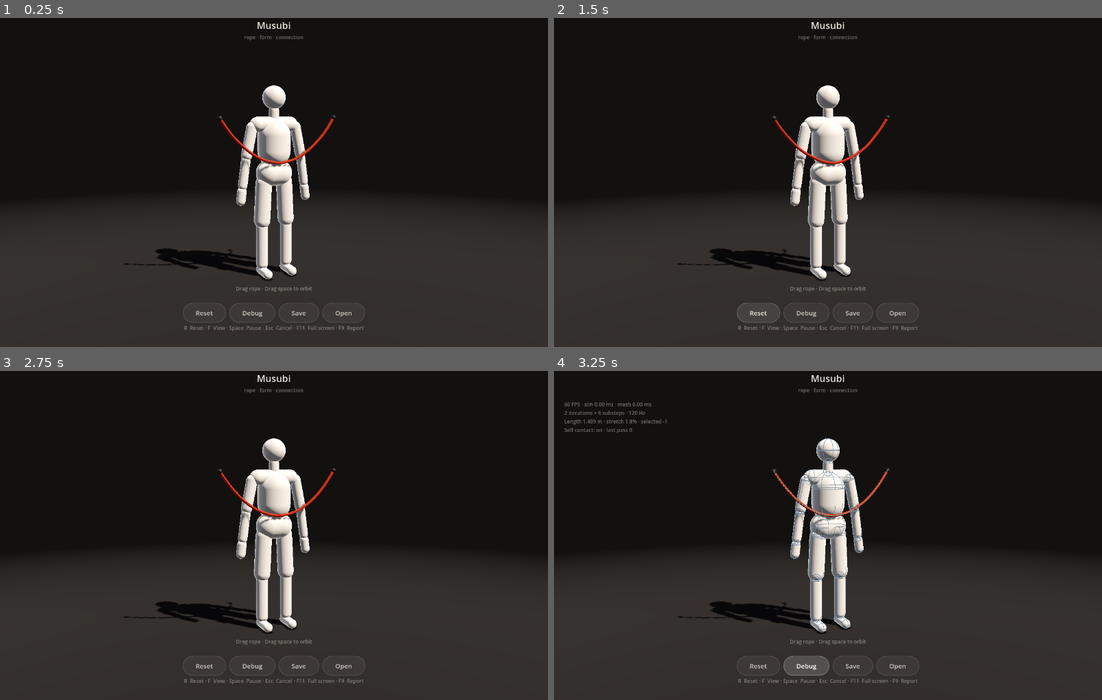
Above: before the commit, frames 1-4 (two rows, left to right).
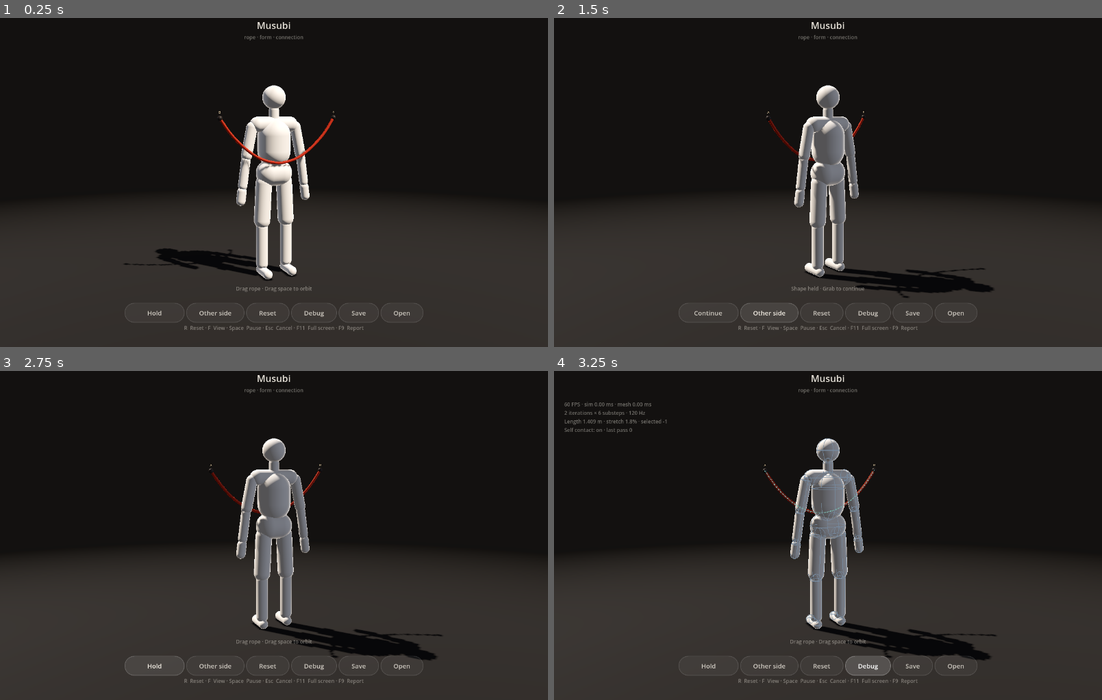
Above: after the commit, the same moments.

Repository: YoungSx/musubi
Game: Godot game, scene res://scenes/main/main.tscn
Two runs of this game, one before a commit and one after it. Both use one fixed random seed, a clock stepped at 60 frames per second and the inputs below.
Inputs (mouse positions are in pixels of both pictures, inside the frame that each line leads up to):
- Up to frame 1 (0.25 s): no input
- Up to frame 2 (1.5 s): click (707, 314) at 0.5 s, where only the run after the commit has a clickable "Hold"; click (767, 314) at 1.25 s, where only the run after the commit has a clickable "Other side"
- Up to frame 3 (2.75 s): click (153, 667) at 2 s, where only the run after the commit has a clickable "Continue"
- Up to frame 4 (3.25 s): click "Debug" at 2.75 s

The runs differ from the first frame. In frame 1, 0.3% of the frame differs, in the area x 22-78%, y 28-93%; in frame 2, 6.5%, in the area x 22-81%, y 20-93%; in frame 3, 6.1%; in frame 4, 6.4%.

Commit message:
Expose drag targets, held simulation controls and opposite-side view

Diff:
--- a/scenes/ui/hud.tscn
+++ b/scenes/ui/hud.tscn
@@ -56,11 +56,26 @@
 text_overrun_behavior = 3
 mouse_filter = 2
 
-[node name="Actions" type="HBoxContainer" parent="SafeArea/Layout"]
+[node name="Actions" type="HFlowContainer" parent="SafeArea/Layout"]
 layout_mode = 2
 alignment = 1
 theme_override_constants/separation = 8
 mouse_filter = 2
+
+[node name="SimulateButton" type="Button" parent="SafeArea/Layout/Actions"]
+unique_name_in_owner = true
+custom_minimum_size = Vector2(140, 44)
+layout_mode = 2
+focus_mode = 0
+text = "Hold"
+tooltip_text = "Hold the shape or continue physics · Space"
+
+[node name="BackButton" type="Button" parent="SafeArea/Layout/Actions"]
+unique_name_in_owner = true
+layout_mode = 2
+focus_mode = 0
+text = "Other side"
+tooltip_text = "Turn the view around · B"
 
 [node name="ResetButton" type="Button" parent="SafeArea/Layout/Actions"]
 unique_name_in_owner = true
--- a/scripts/camera/camera_rig.gd
+++ b/scripts/camera/camera_rig.gd
@@ -73,6 +73,10 @@
 
 func get_camera() -> Camera3D:
 	return _camera
+
+
+func turn_around() -> void:
+	_target.yaw += PI
 
 
 func get_target_yaw() -> float:
--- a/scripts/core/app_controller.gd
+++ b/scripts/core/app_controller.gd
@@ -32,6 +32,9 @@
 	match action:
 		&"reset": reset()
 		&"focus": camera_rig.reset_view()
+		&"back":
+			interaction_manager.reset()
+			camera_rig.turn_around()
 		&"pause":
 			var held := rope.is_held()
 			interaction_manager.reset()
--- a/scripts/debug/rope_debug.gd
+++ b/scripts/debug/rope_debug.gd
@@ -12,6 +12,10 @@
 var _line_node := MeshInstance3D.new()
 var _obstacle_node := MeshInstance3D.new()
 var _marker := MeshInstance3D.new()
+var _target_marker := MeshInstance3D.new()
+var _target_lines := ImmediateMesh.new()
+var _target_line_node := MeshInstance3D.new()
+var _end_labels: Array[Label3D] = []
 
 
 func configure(rope: Rope, mannequin: Mannequin, hud: Hud) -> void:
@@ -38,6 +42,26 @@
 	_marker.material_override = marker_material
 	_marker.visible = false
 	add_child(_marker)
+	_target_marker.mesh = marker_mesh
+	var target_material := marker_material.duplicate() as StandardMaterial3D
+	target_material.albedo_color = Color("79cbd1")
+	target_material.no_depth_test = true
+	_target_marker.material_override = target_material
+	_target_marker.scale = Vector3.ONE * 0.55
+	_target_marker.visible = false
+	add_child(_target_marker)
+	_target_line_node.mesh = _target_lines
+	_target_line_node.material_override = line_material
+	add_child(_target_line_node)
+	for name in ["A", "B"]:
+		var label := Label3D.new()
+		label.text = name
+		label.font_size = 24
+		label.pixel_size = 0.0012
+		label.billboard = BaseMaterial3D.BILLBOARD_ENABLED
+		label.modulate = Color("efc98b")
+		add_child(label)
+		_end_labels.append(label)
 	_build_obstacles(mannequin)
 	set_debug_enabled(false)
 
@@ -73,6 +97,16 @@
 	if _rope.end_anchor != null:
 		_rope.end_anchor.visible = _rope.is_end_attached()
 	var selected := sim.get_drag_index()
+	_hud.set_simulation_state(_rope.is_held(), selected >= 0)
+	for side in 2:
+		_end_labels[side].global_position = sim.get_point(0 if side == 0 else sim.get_point_count() - 1) + Vector3.UP * 0.05
+	_target_marker.visible = selected >= 0
+	_target_lines.clear_surfaces()
+	if selected >= 0:
+		_target_marker.global_position = sim.get_drag_target()
+		_target_lines.surface_begin(Mesh.PRIMITIVE_LINES)
+		_line(_target_lines, sim.get_point(selected), sim.get_drag_target(), Color("79cbd1"))
+		_target_lines.surface_end()
 	var marker_index := selected if selected >= 0 else _hover_index
 	_marker.visible = marker_index >= 0 and marker_index < sim.get_point_count()
 	if _marker.visible:
@@ -82,7 +116,7 @@
 	if _rope.is_held():
 		hint = "Shape held · Grab to continue"
 	elif selected >= 0:
-		hint = "Shape the rope · Wheel for depth · Release to hold" if OS.has_feature("pc") else "Shape the rope · Release to hold"
+		hint = "Gold: rope · Blue: target · Wheel: depth · Release: hold" if OS.has_feature("pc") else "Shape the rope · Release to hold"
 	if _hint != hint:
 		_hint = hint
 		_hud.set_interaction_hint(hint)
--- a/scripts/interaction/desktop_shortcuts.gd
+++ b/scripts/interaction/desktop_shortcuts.gd
@@ -23,6 +23,7 @@
 	match key:
 		KEY_R: return &"reset"
 		KEY_F: return &"focus"
+		KEY_B: return &"back"
 		KEY_SPACE: return &"pause"
 		KEY_ESCAPE: return &"cancel"
 		KEY_F11: return &"fullscreen"
--- a/scripts/ui/hud.gd
+++ b/scripts/ui/hud.gd
@@ -22,6 +22,8 @@
 	%DebugButton.toggled.connect(debug_toggled.emit)
 	%SaveButton.pressed.connect(func(): action_requested.emit(&"save"))
 	%LoadButton.pressed.connect(func(): action_requested.emit(&"load"))
+	%SimulateButton.pressed.connect(func(): action_requested.emit(&"pause"))
+	%BackButton.pressed.connect(func(): action_requested.emit(&"back"))
 	for side: StringName in [&"margin_left", &"margin_top", &"margin_right", &"margin_bottom"]:
 		_base_margins[side] = _safe_area.get_theme_constant(side)
 	get_viewport().size_changed.connect(_apply_safe_area)
@@ -40,6 +42,12 @@
 func set_status(text: String) -> void:
 	%Status.text = text
 	%Status.tooltip_text = text
+
+
+func set_simulation_state(held: bool, dragging: bool) -> void:
+	%SimulateButton.text = "Continue" if held else "Hold"
+	%SimulateButton.disabled = dragging
+	%BackButton.disabled = dragging
 
 
 func show_file_dialog(saving: bool, last_path: String = "") -> void:
--- a/tests/unit/test_rope_debug.gd
+++ b/tests/unit/test_rope_debug.gd
@@ -12,9 +12,13 @@
 	app.rope.begin_drag(24)
 	app.rope_debug._process(0.25)
 	assert_true("Release" in (app.hud.get_node("%InteractionHint") as Label).text, "grab hint")
+	assert_true(app.rope_debug._target_marker.visible, "grab target feedback is visible without requiring debug")
+	assert_true(app.hud.get_node("%SimulateButton").disabled, "hold action cannot interrupt a grab")
 	app.rope.end_drag()
 	app.rope_debug._process(0.25)
 	assert_true("held" in (app.hud.get_node("%InteractionHint") as Label).text, "hold hint")
+	assert_true(not app.rope_debug._target_marker.visible, "release clears target marker")
+	assert_eq(app.hud.get_node("%SimulateButton").text, "Continue", "held state has an explicit resume action")
 	app.hud.debug_toggled.emit(false)
 	assert_true(not diagnostics.visible, "disabled debug removes diagnostics")
 	app.reset()
